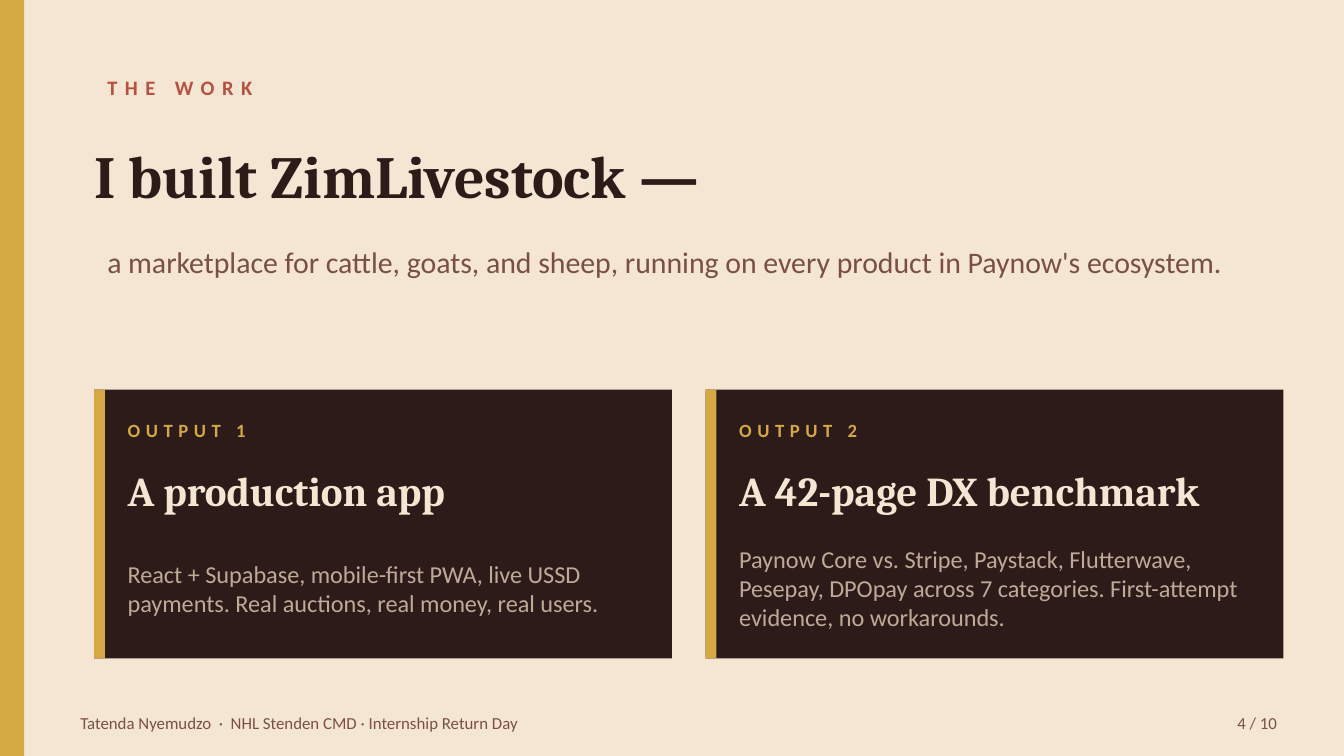
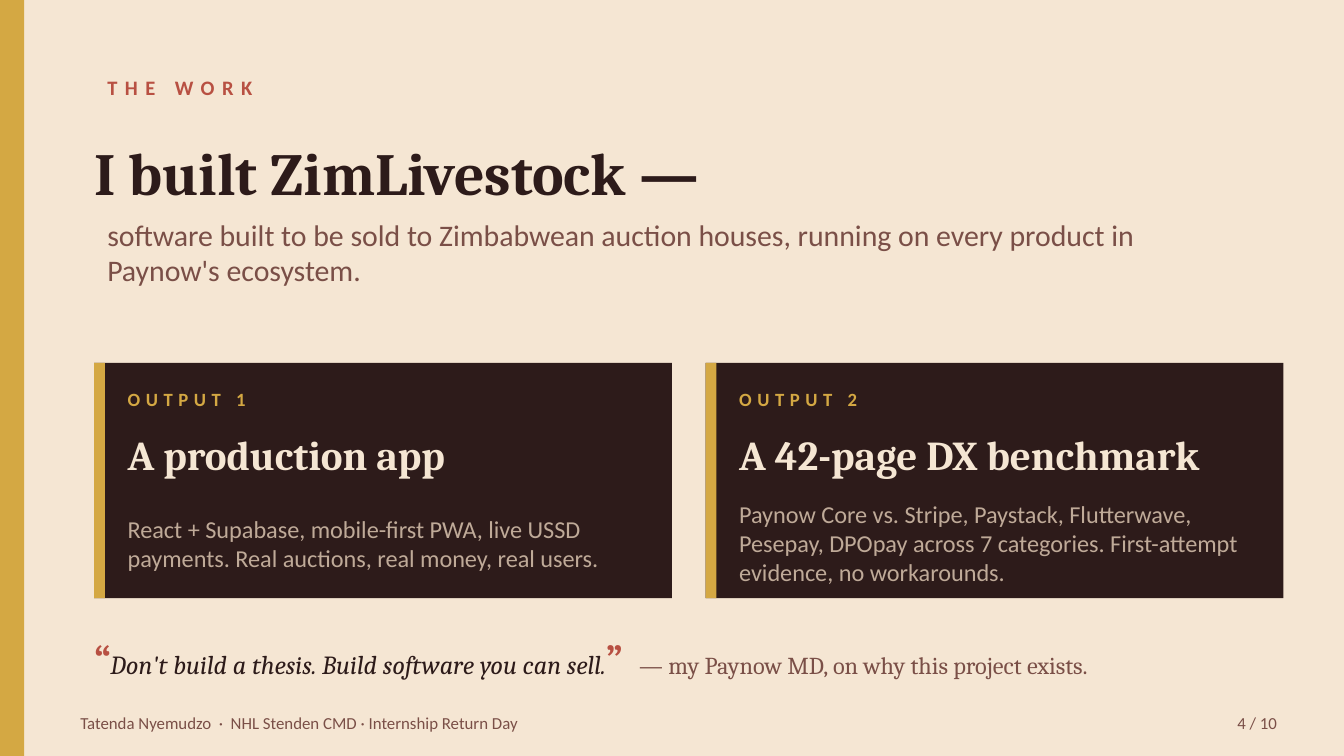
Before and after one commit to muudzo/livestockl, a slide deck: slide 4 of deliverables/internship-return/internship-return-day.pptx. Drawn at 1344x756 pixels with LibreOffice and Linux fonts; fonts in the diff are those of the drawing. Boxes give left, top, right and bottom in pixels: in the first picture for what was removed or moved away, otherwise in the second. Text is boxed around its words. In the diff, an @@ line names an element or a change of style, - is before the commit and + after.

```diff
--- a/deliverables/internship-return/internship-return-day.pptx
+++ b/deliverables/internship-return/internship-return-day.pptx
@@ text at <box>107,225,1134,286</box>: text changed @@
-a marketplace for cattle, goats, and sheep, running on every product in Paynow's ecosystem.
+software built to be sold to Zimbabwean auction houses, running on every product in Paynow's ecosystem.
@@ rectangle: place and size @@
-rectangle at <box>94,390,672,659</box>
+rectangle at <box>94,363,672,598</box>
@@ rectangle: place and size @@
-rectangle at <box>94,390,105,659</box>
+rectangle at <box>94,363,105,598</box>
@@ text "OUTPUT 1": place and size @@
-text "OUTPUT 1" at <box>128,425,245,437</box>
+text "OUTPUT 1" at <box>128,394,245,406</box>
@@ rectangle: place and size @@
-rectangle at <box>706,390,1284,659</box>
+rectangle at <box>706,363,1284,598</box>
@@ rectangle: place and size @@
-rectangle at <box>706,390,716,659</box>
+rectangle at <box>706,363,716,598</box>
@@ text "OUTPUT 2": place and size @@
-text "OUTPUT 2" at <box>739,425,857,437</box>
+text "OUTPUT 2" at <box>739,394,857,406</box>
@@ text "A production app": place and size @@
-text "A production app" at <box>128,477,444,515</box>
+text "A production app" at <box>128,441,444,479</box>
@@ text "A 42-page DX benchmark": place and size @@
-text "A 42-page DX benchmark" at <box>739,477,1200,515</box>
+text "A 42-page DX benchmark" at <box>739,441,1200,479</box>
@@ text "React + Supabase, mobile-first PWA, ...": place and size @@
-text "React + Supabase, mobile-first PWA, ..." at <box>128,566,598,616</box>
+text "React + Supabase, mobile-first PWA, ..." at <box>128,521,598,571</box>
@@ text "Paynow Core vs. Stripe, Paystack, ...": place and size @@
-text "Paynow Core vs. Stripe, Paystack, ..." at <box>739,551,1237,629</box>
+text "Paynow Core vs. Stripe, Paystack, ..." at <box>739,506,1237,584</box>
@@ text added at <box>110,656,1088,680</box>, 14 pt, text #2D1B1A, italic @@
+“Don't build a thesis. Build software you can sell.” — my Paynow MD, on why this project exists.
```
Also in this commit, not shown: 2 other files.
